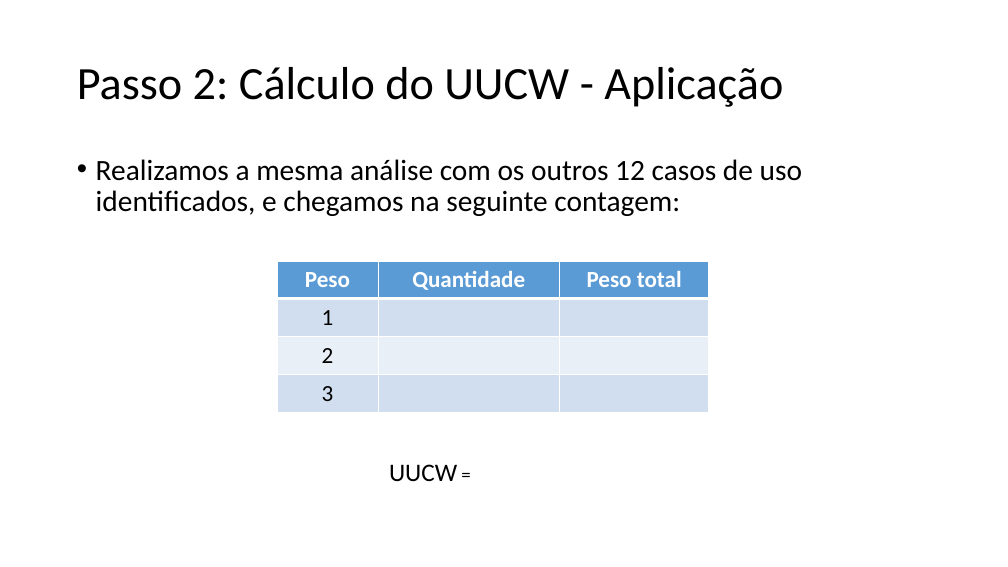
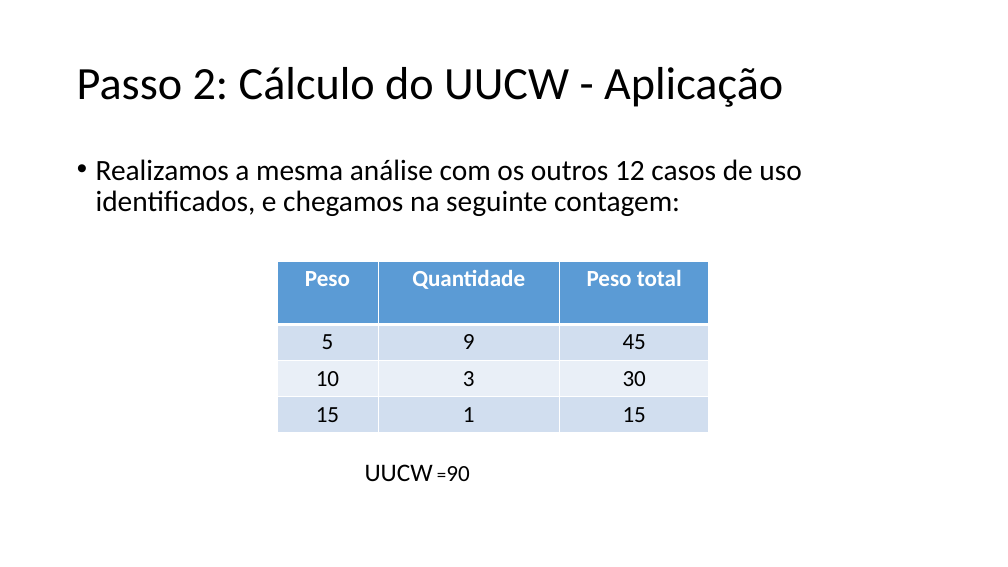
Before and after one commit to pedrolugao/EngSoft-2017.1-UFJF, a slide deck: slide 9 of Diagramas UML/Estimativas.pptx. Drawn at 1008x567 pixels with LibreOffice and Linux fonts; fonts in the diff are those of the drawing. Boxes give left, top, right and bottom in pixels: in the first picture for what was removed or moved away, otherwise in the second. Text is boxed around its words. In the diff, an @@ line names an element or a change of style, - is before the commit and + after.

```diff
--- a/Diagramas UML/Estimativas.pptx
+++ b/Diagramas UML/Estimativas.pptx
@@ table at <box>277,262,709,433</box> @@
-row 2: 1 |  | 
+row 2: 5 | 9 | 45
-row 3: 2 |  | 
+row 3: 10 | 3 | 30
-row 4: 3 |  | 
+row 4: 15 | 1 | 15
@@ fill #D2DEEF to #D1DEEF in 6 cells @@
@@ fill #EAEFF7 to #E9EFF7 in row 3 @@
@@ borders changed @@
@@ text at <box>365,464,469,482</box>: text changed @@
-UUCW =
+UUCW =90
```
Also in this commit, not shown: 16 other slides changed.
